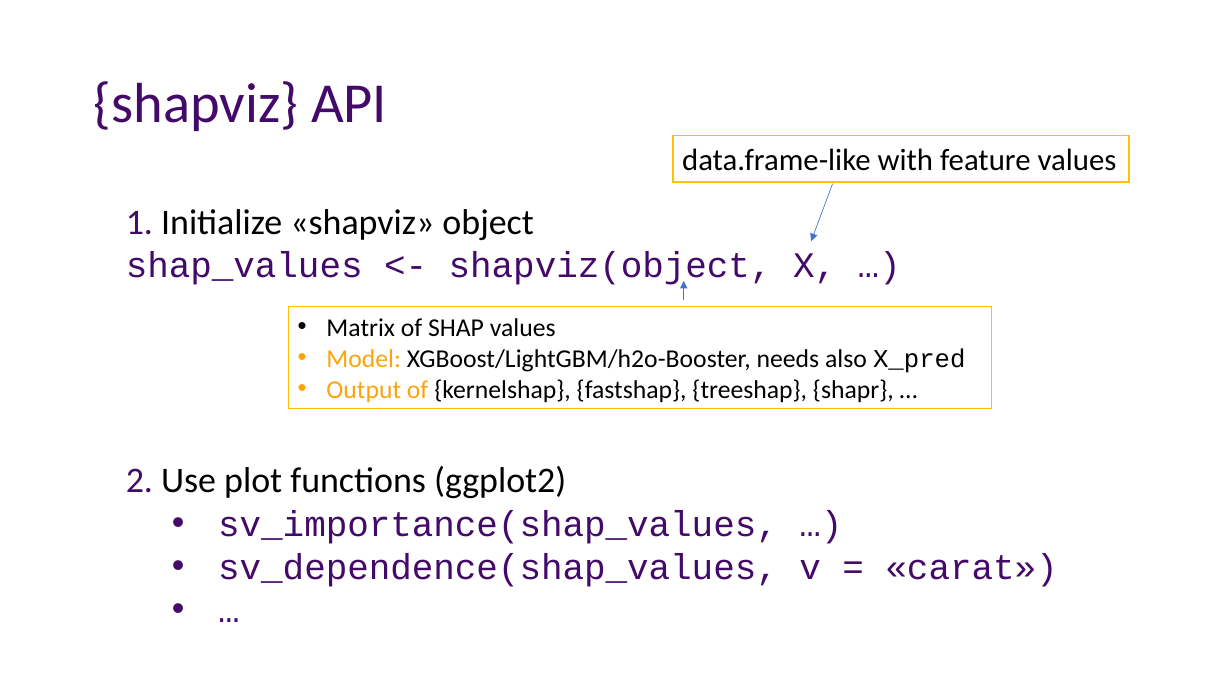
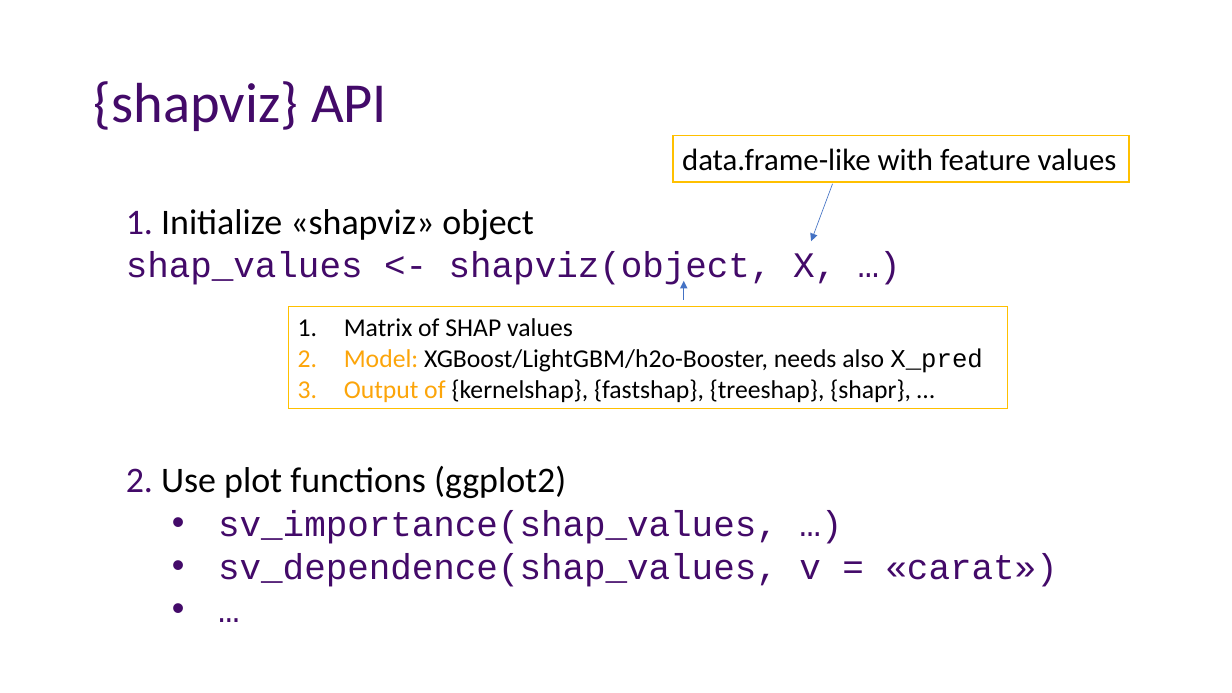
Before and after one commit to mayer79/demo_shapviz, a slide deck: slide 5 of SHAP in R.pptx (slide 6 before the commit). Drawn at 1232x693 pixels with LibreOffice and Linux fonts; fonts in the diff are those of the drawing. Boxes give left, top, right and bottom in pixels: in the first picture for what was removed or moved away, otherwise in the second. Text is boxed around its words. In the diff, an @@ line names an element or a change of style, - is before the commit and + after.

```diff
--- a/SHAP in R.pptx
+++ b/SHAP in R.pptx
@@ rectangle "Matrix of SHAP values": place and size @@
-rectangle "Matrix of SHAP values" at (288,306,992,409)
+rectangle "Matrix of SHAP values" at (288,306,1007,409)
@@ rectangle "Matrix of SHAP values" at (288,306,1007,409): bullet • to 1. @@
```
Also in this commit, not shown: 2 other slides changed, 1 slide removed, 3 other files.
